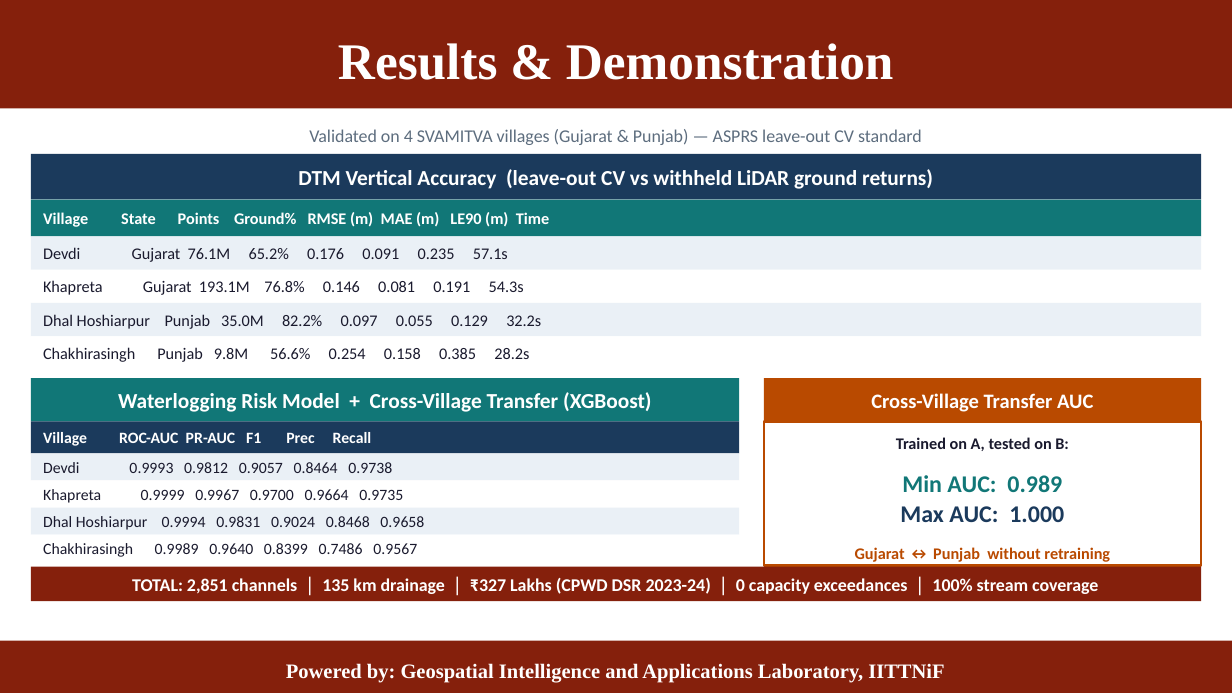
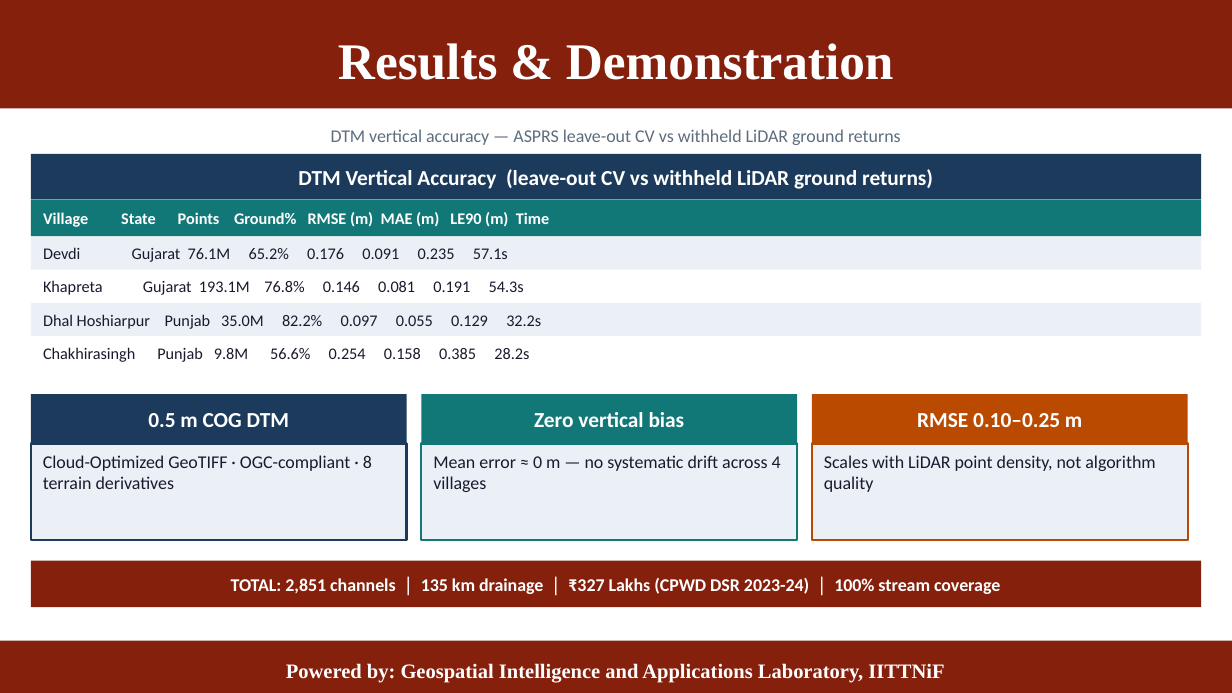
Before and after one commit to charansaiponnada/DTM, a slide deck: slide 5 of DTM_Hackathon_Final.pptx. Drawn at 1232x693 pixels with LibreOffice and Linux fonts; fonts in the diff are those of the drawing. Boxes give left, top, right and bottom in pixels: in the first picture for what was removed or moved away, otherwise in the second. Text is boxed around its words. In the diff, an @@ line names an element or a change of style, - is before the commit and + after.

```diff
--- a/DTM_Hackathon_Final.pptx
+++ b/DTM_Hackathon_Final.pptx
@@ text at bbox=[331, 129, 901, 145]: text changed @@
-Validated on 4 SVAMITVA villages (Gujarat & Punjab) — ASPRS leave-out CV standard
+DTM vertical accuracy — ASPRS leave-out CV vs withheld LiDAR ground returns
@@ rectangle removed at bbox=[31, 378, 739, 421] @@
-Waterlogging Risk Model + Cross-Village Transfer (XGBoost)
@@ rectangle removed at bbox=[764, 378, 1201, 421] @@
-Cross-Village Transfer AUC
@@ rectangle added at bbox=[31, 394, 407, 444], fill #1B3A5C, 12.5 pt, text #FFFFFF, bold @@
+0.5 m COG DTM
@@ rectangle added at bbox=[421, 394, 797, 444], fill #117777, 12.5 pt, text #FFFFFF, bold @@
+Zero vertical bias
@@ rectangle added at bbox=[812, 394, 1188, 444], fill #B94A00, 12.5 pt, text #FFFFFF, bold @@
+RMSE 0.10–0.25 m
@@ rectangle removed at bbox=[31, 421, 739, 453] @@
-Village ROC-AUC PR-AUC F1 Prec Recall
@@ rectangle added at bbox=[31, 444, 407, 540], fill #EAF0F6, outline #1B3A5C 1.2 pt, 10.5 pt, text #1A1A2E @@
+Cloud-Optimized GeoTIFF · OGC-compliant · 8 terrain derivatives
@@ rectangle added at bbox=[421, 444, 797, 540], fill #EAF0F6, outline #117777 1.2 pt, 10.5 pt, text #1A1A2E @@
+Mean error ≈ 0 m — no systematic drift across 4 villages
@@ rectangle removed at bbox=[764, 421, 1201, 565] @@
-Trained on A, tested on B:
-Min AUC: 0.989
-Max AUC: 1.000
-Gujarat ↔ Punjab without retraining
-TWI HIGH/LOW = 2.1–2.6×
@@ rectangle added at bbox=[812, 444, 1188, 540], fill #EAF0F6, outline #B94A00 1.2 pt, 10.5 pt, text #1A1A2E @@
+Scales with LiDAR point density, not algorithm quality
@@ rectangle removed at bbox=[31, 453, 739, 480] @@
-Devdi 0.9993 0.9812 0.9057 0.8464 0.9738
@@ rectangle removed at bbox=[31, 480, 739, 508] @@
-Khapreta 0.9999 0.9967 0.9700 0.9664 0.9735
@@ rectangle removed at bbox=[31, 508, 739, 535] @@
-Dhal Hoshiarpur 0.9994 0.9831 0.9024 0.8468 0.9658
@@ rectangle removed at bbox=[31, 535, 739, 562] @@
-Chakhirasingh 0.9989 0.9640 0.8399 0.7486 0.9567
@@ rectangle "TOTAL: 2,851 channels │ 135 ...": place and size @@
-rectangle "TOTAL: 2,851 channels │ 135 ..." at bbox=[31, 567, 1201, 601]
+rectangle "TOTAL: 2,851 channels │ 135 ..." at bbox=[31, 561, 1201, 607]
@@ text in rectangle at bbox=[231, 578, 1000, 594]: text changed @@
-TOTAL: 2,851 channels │ 135 km drainage │ ₹327 Lakhs (CPWD DSR 2023-24) │ 0 capacity exceedances │ 100% stream coverage
+TOTAL: 2,851 channels │ 135 km drainage │ ₹327 Lakhs (CPWD DSR 2023-24) │ 100% stream coverage
```
Also in this commit, not shown: 4 other slides changed, 3 slides added, 6 other files.
